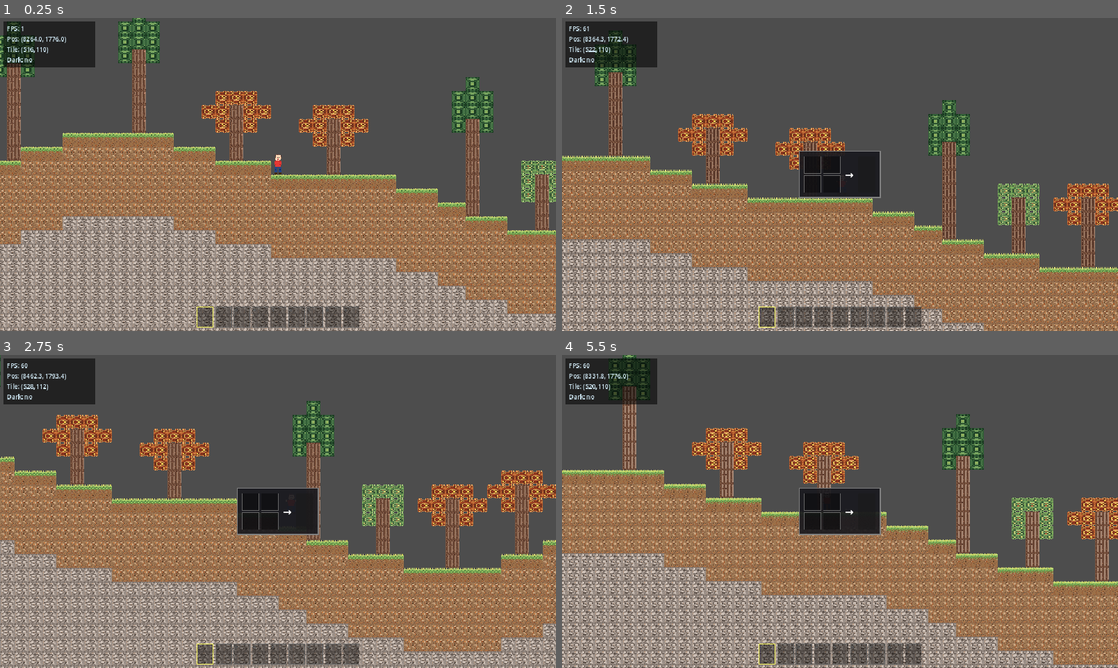
Above: before the commit, frames 1-4 (two rows, left to right).
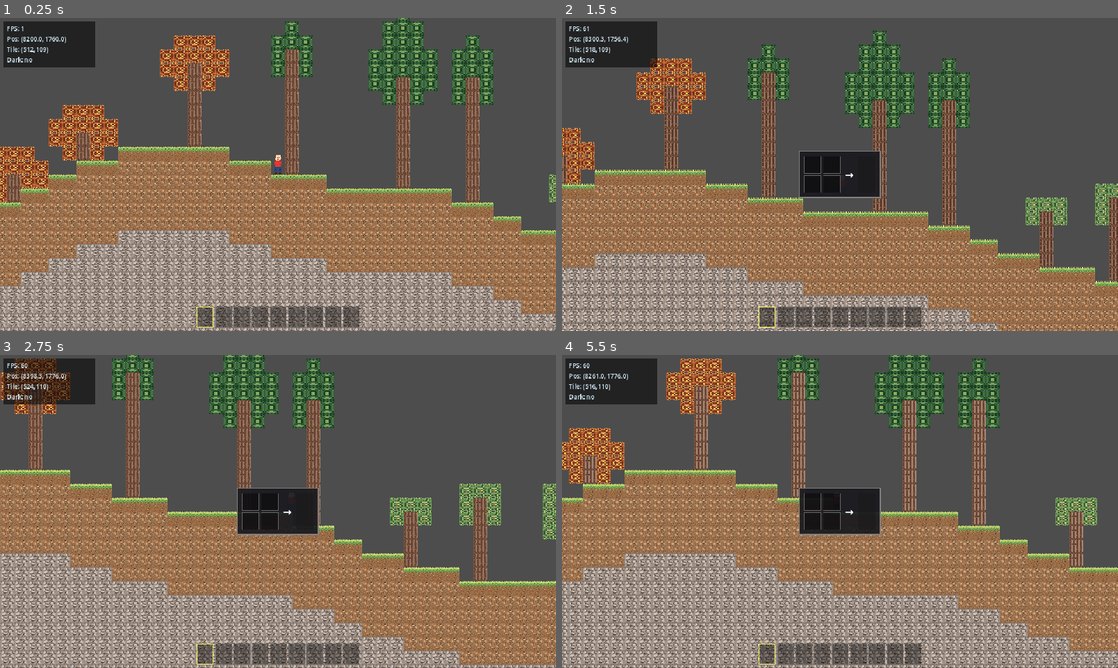
Above: after the commit, the same moments.

Repository: Nornttyy/tielaruia
Game: Godot game, scene res://scenes/main.tscn
The game is run twice, just before and just after one commit, with the same random seed, the same clock (stepped at 60 frames per second) and the same inputs.
Inputs (mouse positions are in pixels of both pictures, inside the frame that each line leads up to):
- Up to frame 1 (0.25 s): no input
- Up to frame 2 (1.5 s): tap Enter at 0.5 s; move the mouse to (962, 158) at 0.52 s; hold D (move_right) 0.53-1.25 s; tap C (crafting_2x2) at 0.6 s; click (962, 158) at 0.67 s; tap Space (jump) at 0.77 s; drag from (728, 190) to (812, 237) at 1.27 s
- Up to frame 3 (2.75 s): move the mouse to (333, 442) at 2.02 s; press the mouse at (333, 442) at 2.03 s; hold D (move_right) from 2.03 s (still down)
- Up to frame 4 (5.5 s): release D (move_right) at 2.75 s; release the mouse at (895, 442) at 2.75 s; drag from (812, 574) to (673, 464) at 2.77 s; move the mouse to (1006, 558) at 3.52 s; hold A (move_left) 3.53-4.25 s; hold Shift 3.53-4.25 s; tap Space (jump) at 3.77 s; drag from (673, 464) to (756, 433) at 4.27 s; move the mouse to (867, 511) at 5.02 s; hold A (move_left) from 5.03 s (still down); tap Ctrl at 5.1 s; click (867, 511) at 5.17 s

The runs differ from the first frame. In frame 1, 26% of the frame differs, in the area x 0-100%, y 0-95%; in frame 2, 21%; in frame 3, 45%; in frame 4, 54%, in the area x 0-100%, y 0-100%.

Commit message:
feat(world): 每个树种 5 种尺寸变体, 森林更生动
每棵树随机选 5 种 canopy 之一 (med 双倍权重):
- 橡: small (5格), med (3x3), large (5宽菱形), tall (3x4)
  trunk 3-7
- 松: small (3x3锥), med (3x4锥), large (双层锥 5宽), huge (5层5宽)
  trunk 4-9
- 秋: small (3x3), med (5x3菱), large (5x4), huge (7宽伞冠)
  trunk 2-6

_canopy_offsets() 统一管所有 12 种形状的 offset 列表

Co-Authored-By: Claude Opus 4.7 (1M context) <noreply@anthropic.com>

Diff:
--- a/scripts/world/world_generator.gd
+++ b/scripts/world/world_generator.gd
@@ -17,12 +17,39 @@
 const _SPECIES_PINE := 1
 const _SPECIES_AUTUMN := 2
 
-# 各树种参数: [min_h, max_h, leaves_tile, canopy_kind]
-# canopy_kind: "round_3x3" / "tall_3x5" / "wide_5x3"
+# 每个 canopy_kind 向上伸的最大格数 (用于检查是否出界)
+const _CANOPY_REACH := {
+	"oak_small": 1,
+	"oak_med": 1,
+	"oak_large": 2,
+	"oak_tall": 3,
+	"pine_small": 2,
+	"pine_med": 3,
+	"pine_large": 4,
+	"pine_huge": 5,
+	"autumn_small": 1,
+	"autumn_med": 1,
+	"autumn_large": 2,
+	"autumn_huge": 1,
+}
+
+# 树种参数。canopies 列表中重复表示该尺寸更常见 (med x2 = 40% 概率)
 const _SPECIES_PARAMS := {
-	_SPECIES_OAK:    [4, 6, Tiles.LEAVES,        "round_3x3"],
-	_SPECIES_PINE:   [5, 8, Tiles.LEAVES_PINE,   "tall_3x5"],
-	_SPECIES_AUTUMN: [3, 5, Tiles.LEAVES_AUTUMN, "wide_5x3"],
+	_SPECIES_OAK: {
+		"trunk_range": [3, 7],
+		"leaves": Tiles.LEAVES,
+		"canopies": ["oak_small", "oak_med", "oak_med", "oak_large", "oak_tall"],
+	},
+	_SPECIES_PINE: {
+		"trunk_range": [4, 9],
+		"leaves": Tiles.LEAVES_PINE,
+		"canopies": ["pine_small", "pine_med", "pine_med", "pine_large", "pine_huge"],
+	},
+	_SPECIES_AUTUMN: {
+		"trunk_range": [2, 6],
+		"leaves": Tiles.LEAVES_AUTUMN,
+		"canopies": ["autumn_small", "autumn_med", "autumn_med", "autumn_large", "autumn_huge"],
+	},
 }
 
 
@@ -119,21 +146,16 @@
 		if rng.randf() > TREE_CHANCE:
 			x += 1
 			continue
-		# 随机选树种
+		# 随机选树种 + 该树种的随机 canopy 变体
 		var species: int = rng.randi_range(_SPECIES_OAK, _SPECIES_AUTUMN)
-		var params: Array = _SPECIES_PARAMS[species]
-		var min_h: int = params[0]
-		var max_h: int = params[1]
-		var leaves_tile: int = params[2]
-		var canopy_kind: String = params[3]
-		var trunk_height: int = rng.randi_range(min_h, max_h)
+		var params: Dictionary = _SPECIES_PARAMS[species]
+		var trunk_range: Array = params["trunk_range"]
+		var leaves_tile: int = params["leaves"]
+		var canopies: Array = params["canopies"]
+		var canopy_kind: String = canopies[rng.randi() % canopies.size()]
+		var trunk_height: int = rng.randi_range(trunk_range[0], trunk_range[1])
 		var trunk_top: int = surf - trunk_height
-		# 树冠所需的最高 y 取决于形状
-		var canopy_top: int = trunk_top
-		match canopy_kind:
-			"round_3x3": canopy_top = trunk_top - 1
-			"tall_3x5":  canopy_top = trunk_top - 3
-			"wide_5x3":  canopy_top = trunk_top - 1
+		var canopy_top: int = trunk_top - _CANOPY_REACH[canopy_kind]
 		if canopy_top < 0:
 			x += 1
 			continue
@@ -155,36 +177,11 @@
 		x += TREE_MIN_SPACING
 
 
-# 按形状画树冠。坐标 (trunk_x, trunk_top) 是树干顶部所在格。
+# 按形状画树冠。坐标 (trunk_x, trunk_top) 是树干顶部。
+# dy <=0 在树干顶部及上方; dy=+1 是树干第二节,leaves 在两侧 (中柱被 LOG 覆盖)。
 static func _place_canopy(tiles: Array, trunk_x: int, trunk_top: int, kind: String,
 		leaves_tile: int, width: int, height: int) -> void:
-	# 偏移列表：相对树干顶 (dx, dy) 都填 leaves_tile (限于 AIR)
-	var offsets: Array = []
-	match kind:
-		"round_3x3":
-			# 3x3 中心在 (0, 0)
-			for dy in range(-1, 2):
-				for dx in range(-1, 2):
-					offsets.append(Vector2i(dx, dy))
-		"tall_3x5":
-			# 5 高 3 宽,顶上 1 个尖 (松树锥形)
-			# 行 dy=-3: 仅中心
-			offsets.append(Vector2i(0, -3))
-			# 行 dy=-2..0: 全 3 宽
-			for dy in range(-2, 1):
-				for dx in range(-1, 2):
-					offsets.append(Vector2i(dx, dy))
-		"wide_5x3":
-			# 5 宽 3 高,中间一行最宽,上下行收一格 (秋树扁阔)
-			# dy=-1: dx -1..1 (3 wide)
-			for dx in range(-1, 2):
-				offsets.append(Vector2i(dx, -1))
-			# dy=0: dx -2..2 (5 wide)
-			for dx in range(-2, 3):
-				offsets.append(Vector2i(dx, 0))
-			# dy=1: dx -1..1 (3 wide)
-			for dx in range(-1, 2):
-				offsets.append(Vector2i(dx, 1))
+	var offsets: Array = _canopy_offsets(kind)
 	for off in offsets:
 		var cx: int = trunk_x + off.x
 		var cy: int = trunk_top + off.y
@@ -192,3 +189,91 @@
 			continue
 		if tiles[cx][cy] == Tiles.AIR:
 			tiles[cx][cy] = leaves_tile
+
+
+static func _canopy_offsets(kind: String) -> Array:
+	var offs: Array = []
+	match kind:
+		# === OAK 橡木 ===
+		"oak_small":
+			# 5 格小冠: 上排 3 + 两侧 2
+			for dx in range(-1, 2): offs.append(Vector2i(dx, -1))
+			offs.append(Vector2i(-1, 0)); offs.append(Vector2i(1, 0))
+		"oak_med":
+			# 经典 3x3
+			for dy in range(-1, 2):
+				for dx in range(-1, 2):
+					offs.append(Vector2i(dx, dy))
+		"oak_large":
+			# 5 宽圆冠 (rhombus)
+			for dx in range(-1, 2): offs.append(Vector2i(dx, -2))
+			for dx in range(-2, 3): offs.append(Vector2i(dx, -1))
+			for dx in range(-2, 3):
+				if dx == 0: continue
+				offs.append(Vector2i(dx, 0))
+			offs.append(Vector2i(-1, 1)); offs.append(Vector2i(1, 1))
+		"oak_tall":
+			# 3 宽 x 4 高
+			offs.append(Vector2i(0, -3))
+			for dy in range(-2, 2):
+				for dx in range(-1, 2):
+					offs.append(Vector2i(dx, dy))
+		# === PINE 松树 (始终锥形) ===
+		"pine_small":
+			# 顶尖 + 3 宽 x 2
+			offs.append(Vector2i(0, -2))
+			for dy in range(-1, 2):
+				for dx in range(-1, 2):
+					offs.append(Vector2i(dx, dy))
+		"pine_med":
+			# 顶尖 + 3 宽 x 3
+			offs.append(Vector2i(0, -3))
+			for dy in range(-2, 2):
+				for dx in range(-1, 2):
+					offs.append(Vector2i(dx, dy))
+		"pine_large":
+			# 双层锥
+			offs.append(Vector2i(0, -4))
+			for dx in range(-1, 2): offs.append(Vector2i(dx, -3))
+			for dx in range(-1, 2): offs.append(Vector2i(dx, -2))
+			for dx in range(-2, 3): offs.append(Vector2i(dx, -1))
+			for dx in range(-2, 3):
+				if dx == 0: continue
+				offs.append(Vector2i(dx, 0))
+			offs.append(Vector2i(-1, 1)); offs.append(Vector2i(1, 1))
+		"pine_huge":
+			# 5 层超高锥
+			offs.append(Vector2i(0, -5))
+			for dx in range(-1, 2): offs.append(Vector2i(dx, -4))
+			for dx in range(-1, 2): offs.append(Vector2i(dx, -3))
+			for dx in range(-2, 3): offs.append(Vector2i(dx, -2))
+			for dx in range(-2, 3): offs.append(Vector2i(dx, -1))
+			for dx in range(-2, 3):
+				if dx == 0: continue
+				offs.append(Vector2i(dx, 0))
+			offs.append(Vector2i(-1, 1)); offs.append(Vector2i(1, 1))
+		# === AUTUMN 秋树 (始终偏宽扁) ===
+		"autumn_small":
+			# 3x3 (跟 oak_med 一样但叶色不同)
+			for dy in range(-1, 2):
+				for dx in range(-1, 2):
+					offs.append(Vector2i(dx, dy))
+		"autumn_med":
+			# 5 宽 x 3 高菱形
+			for dx in range(-1, 2): offs.append(Vector2i(dx, -1))
+			for dx in range(-2, 3): offs.append(Vector2i(dx, 0))
+			for dx in range(-1, 2): offs.append(Vector2i(dx, 1))
+		"autumn_large":
+			# 5 宽 x 4 高
+			for dx in range(-1, 2): offs.append(Vector2i(dx, -2))
+			for dx in range(-2, 3): offs.append(Vector2i(dx, -1))
+			for dx in range(-2, 3):
+				if dx == 0: continue
+				offs.append(Vector2i(dx, 0))
+			for dx in range(-1, 2): offs.append(Vector2i(dx, 1))
+		"autumn_huge":
+			# 7 宽 x 3 高扁阔伞冠
+			for dx in range(-2, 3): offs.append(Vector2i(dx, -1))
+			for dx in range(-3, 4): offs.append(Vector2i(dx, 0))
+			for dx in range(-2, 3): offs.append(Vector2i(dx, 1))
+	return offs
